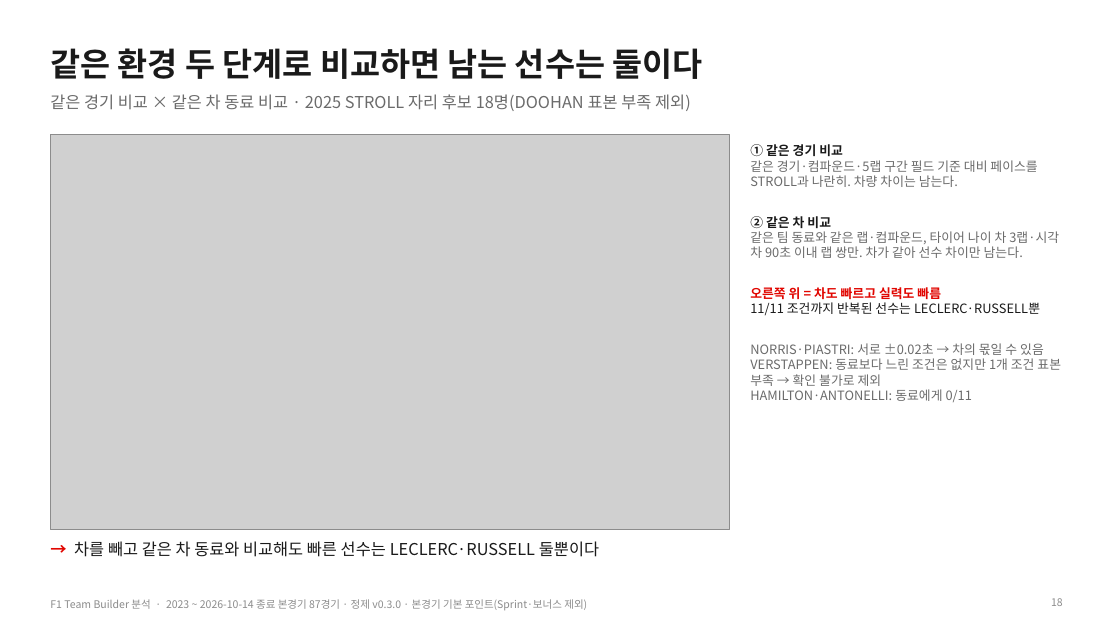
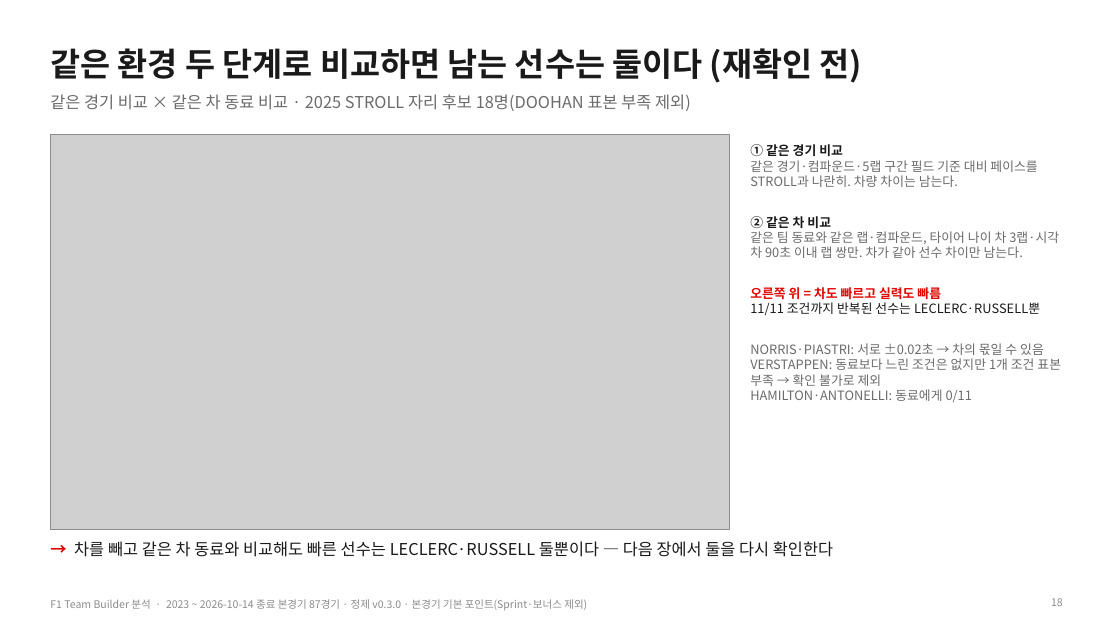
Before and after one commit to encore-ai-campus/mlo-02-p2-team1, a slide deck: slide 18 of docs/F1_TeamBuilder_발표자료.pptx. Drawn at 1120x630 pixels with LibreOffice and Linux fonts; fonts in the diff are those of the drawing; grey boxes stand for pictures. Boxes give left, top, right and bottom in pixels: in the first picture for what was removed or moved away, otherwise in the second. Text is boxed around its words. In the diff, an @@ line names an element or a change of style, - is before the commit and + after.

```diff
--- a/docs/F1_TeamBuilder_발표자료.pptx
+++ b/docs/F1_TeamBuilder_발표자료.pptx
@@ title at [50,48,862,83]: text changed @@
-같은 환경 두 단계로 비교하면 남는 선수는 둘이다
+같은 환경 두 단계로 비교하면 남는 선수는 둘이다 (재확인 전)
@@ text at [74,541,833,557]: text changed @@
-→ 차를 빼고 같은 차 동료와 비교해도 빠른 선수는 LECLERC·RUSSELL 둘뿐이다
+→ 차를 빼고 같은 차 동료와 비교해도 빠른 선수는 LECLERC·RUSSELL 둘뿐이다 — 다음 장에서 둘을 다시 확인한다
```
Also in this commit, not shown: 9 other slides changed, 1 slide added, 8 other files.
